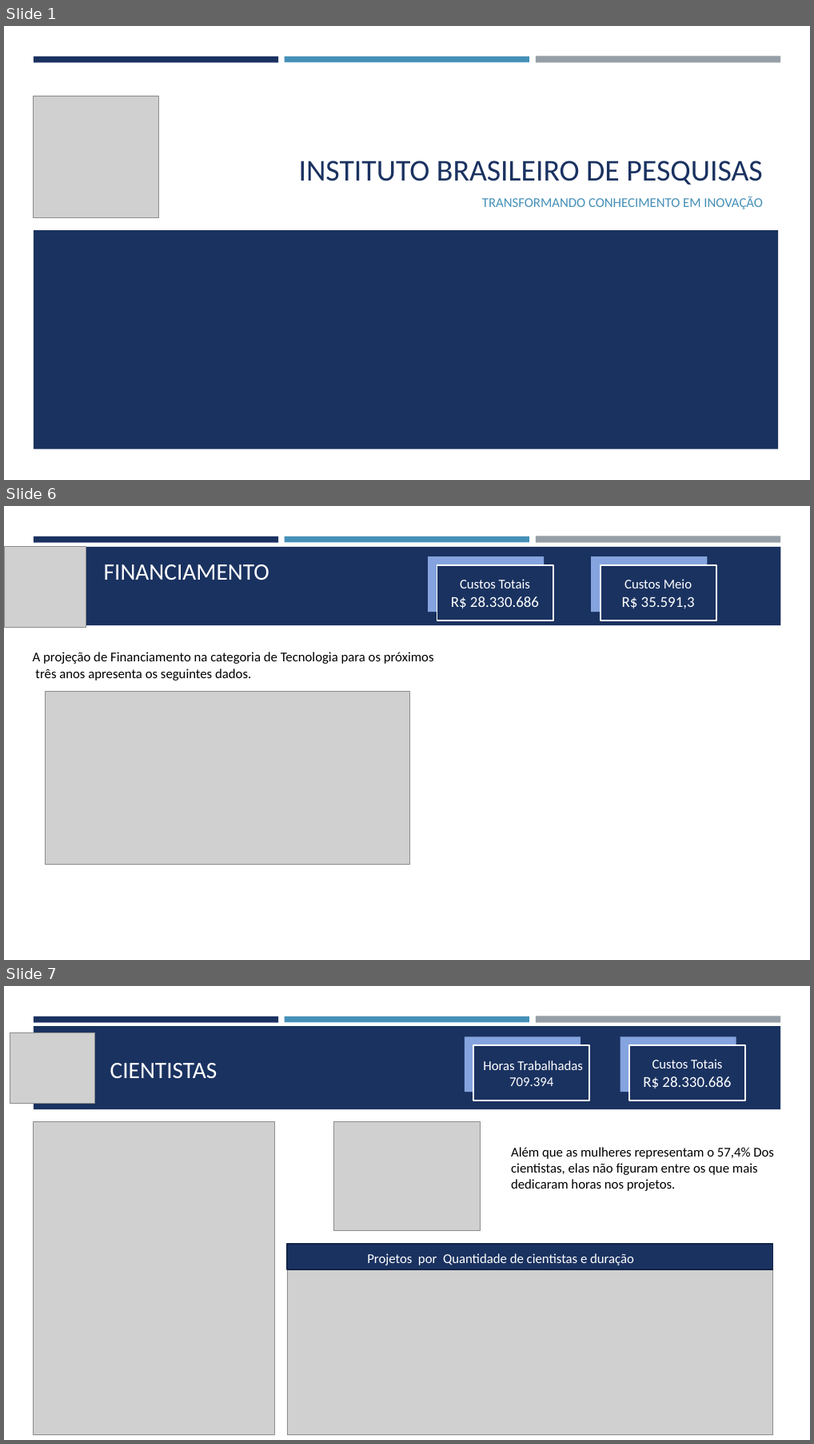
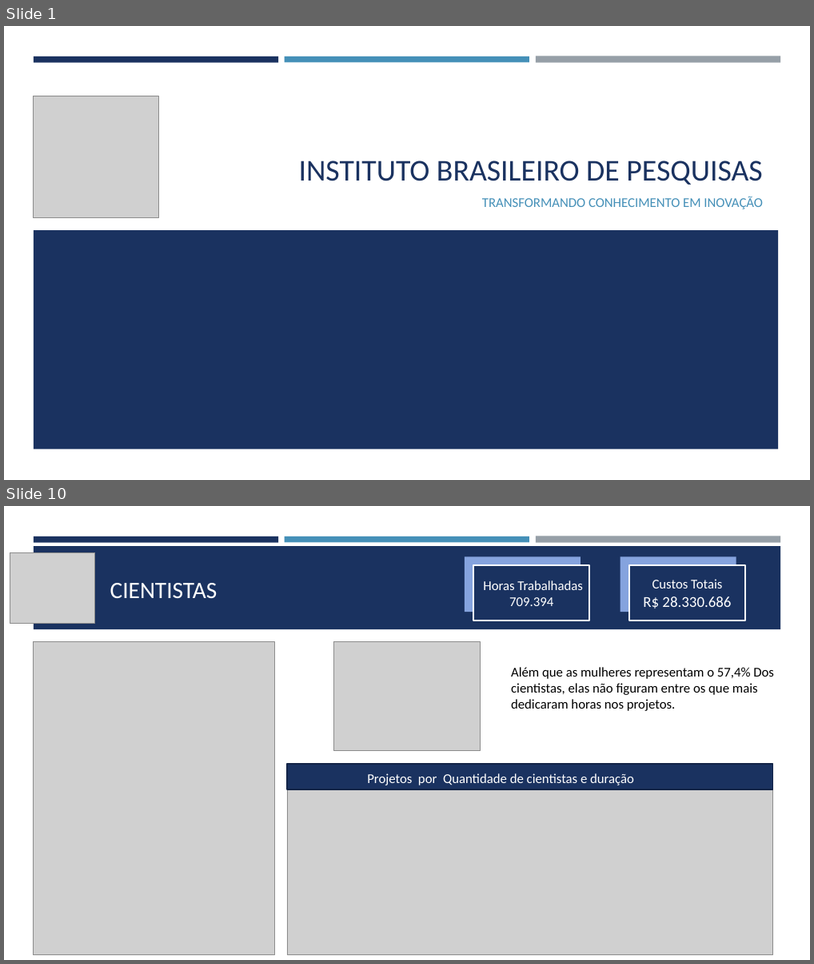
Before and after one commit to ausentes/projectositetoti, a slide deck: Relatorio Toti Cientistas.pptm. Shown one above the other, each under a label of ours: slides 1, 6 and 7 before the commit, slides 1 and 10 after it; the slides between them are not shown. The pictures are 814x1444 and 814x964 pixels, drawn with LibreOffice and Linux fonts; fonts in the diff are those of the drawing; grey boxes stand for pictures. Boxes give left, top, right and bottom in pixels: in the first picture for what was removed or moved away, otherwise in the second. Text is boxed around its words. In the diff, an @@ line names an element or a change of style, - is before the commit and + after.

```diff
--- a/Relatorio Toti Cientistas.pptm
+++ b/Relatorio Toti Cientistas.pptm
@@ slide 6 removed at (x1=4, y1=506, x2=810, y2=960), background #FFFFFF; not listed: 3 template elements that a slide beside it also shows @@
@@ picture removed at (x1=4, y1=546, x2=86, y2=627) @@
@@ rectangle removed at (x1=33, y1=547, x2=782, y2=625) @@
@@ text removed at (x1=104, y1=564, x2=270, y2=580) @@
-FINANCIAMENTO
@@ rectangle removed at (x1=428, y1=557, x2=544, y2=612) @@
@@ rectangle removed at (x1=437, y1=565, x2=554, y2=620) @@
-Custos Totais
-R$ 28.330.686
@@ rectangle removed at (x1=591, y1=557, x2=707, y2=612) @@
@@ rectangle removed at (x1=601, y1=565, x2=717, y2=620) @@
-Custos Meio
-R$ 35.591,3
@@ text removed at (x1=33, y1=652, x2=434, y2=680) @@
-A projeção de Financiamento na categoria de Tecnologia para os próximos
-três anos apresenta os seguintes dados.
@@ picture removed at (x1=45, y1=691, x2=410, y2=864) @@
@@ what was slide 7 is now slide 10 @@
```
Also in this commit, not shown: 4 slides changed, 6 slides added, 1 other slide removed.
